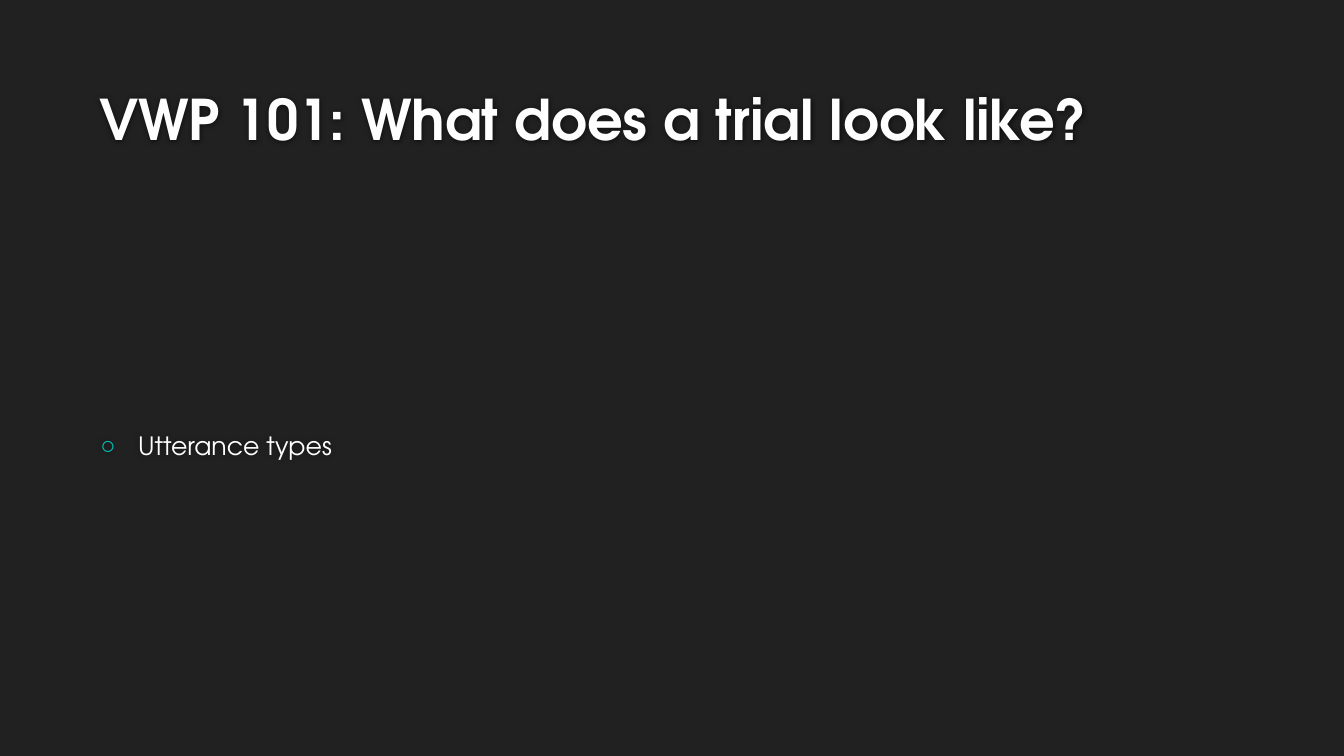
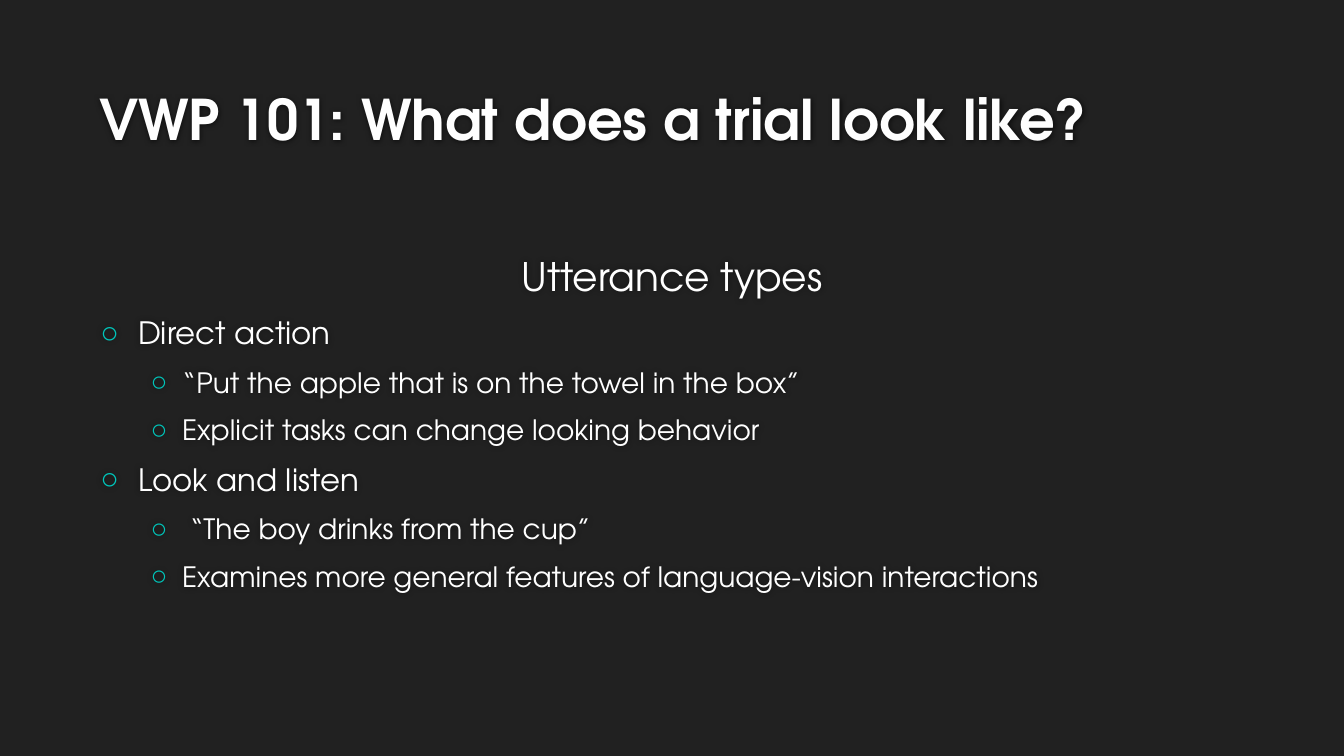
Before and after one commit to allisoct/ETLR23-24, a slide deck: slide 14 of slides/Day3.pptx. Drawn at 1344x756 pixels with LibreOffice and Linux fonts; fonts in the diff are those of the drawing; background and template pictures are left out. Boxes give left, top, right and bottom in pixels: in the first picture for what was removed or moved away, otherwise in the second. Text is boxed around its words. In the diff, an @@ line names an element or a change of style, - is before the commit and + after.

```diff
--- a/slides/Day3.pptx
+++ b/slides/Day3.pptx
@@ text at [521, 262, 823, 299]: size 18 to 28 pt in "Utterance types"; alignment left to centre; bullet ○ to none; more space between paragraphs @@
@@ text at [138, 372, 1038, 593]: paragraphs added @@
+○ Direct action
+  ○ “Put the apple that is on the towel in the box”
+  ○ Explicit tasks can change looking behavior
+○ Look and listen
+  ○ “The boy drinks from the cup”
+  ○ Examines more general features of language-vision interactions
```
Also in this commit, not shown: 1 other slide changed, 16 slides added, 1 slide removed.
